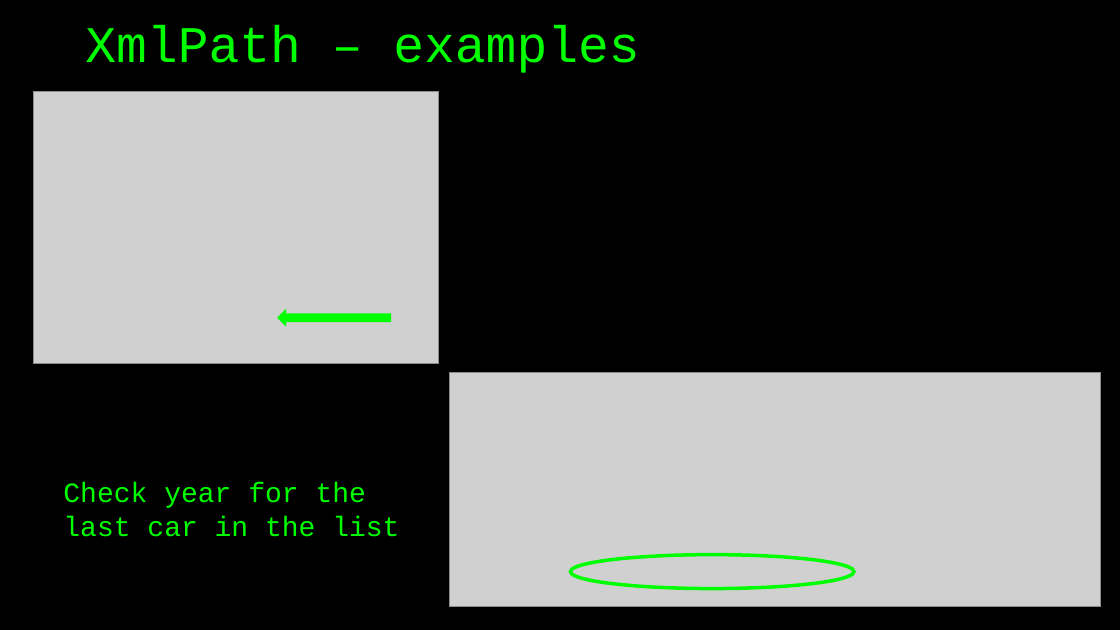
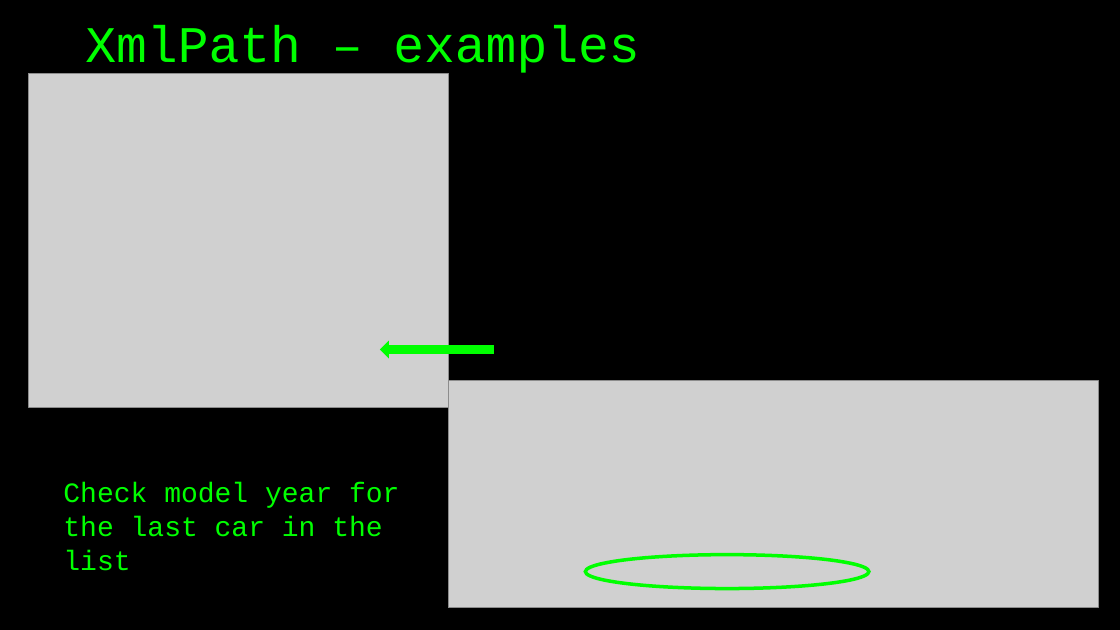
Before and after one commit to basdijkstra/rest-assured-workshop, a slide deck: slide 59 of RestAssuredWorkshop.pptx. Drawn at 1120x630 pixels with LibreOffice and Linux fonts; fonts in the diff are those of the drawing; grey boxes stand for pictures. Boxes give left, top, right and bottom in pixels: in the first picture for what was removed or moved away, otherwise in the second. Text is boxed around its words. In the diff, an @@ line names an element or a change of style, - is before the commit and + after.

```diff
--- a/RestAssuredWorkshop.pptx
+++ b/RestAssuredWorkshop.pptx
@@ picture: place and size @@
-picture at [33, 92, 439, 364]
+picture at [28, 74, 448, 408]
@@ freeform shape: place and size @@
-freeform shape at [278, 310, 391, 325]
+freeform shape at [381, 342, 493, 357]
@@ picture: place and size @@
-picture at [450, 372, 1101, 607]
+picture at [448, 380, 1098, 607]
@@ text at [63, 483, 399, 571]: text changed @@
-Check year for the last car in the list
+Check model year for the last car in the list
@@ ellipse: place and size @@
-ellipse at [571, 555, 854, 588]
+ellipse at [586, 555, 869, 588]
```
Also in this commit, not shown: 6 other slides changed, 12 other files.
